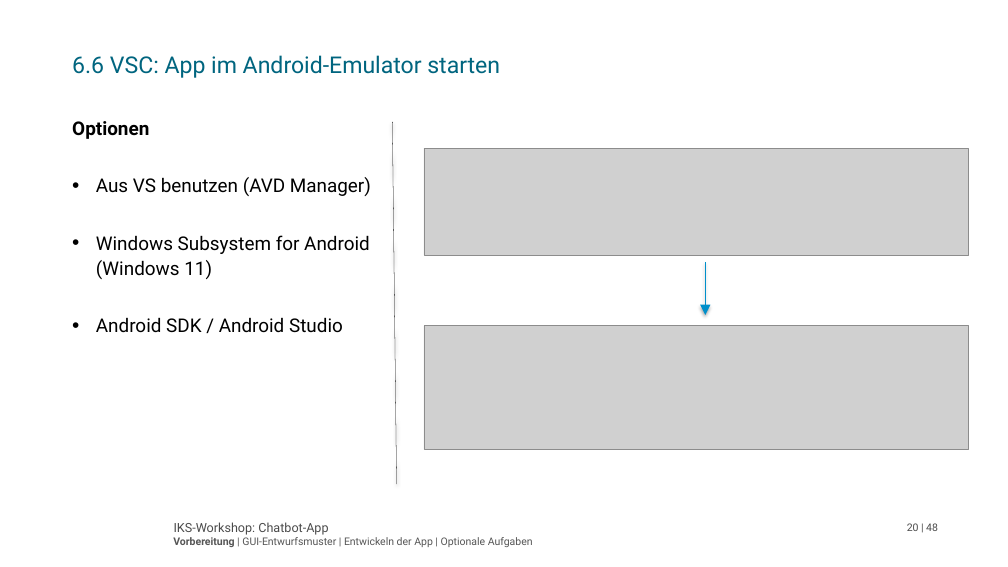
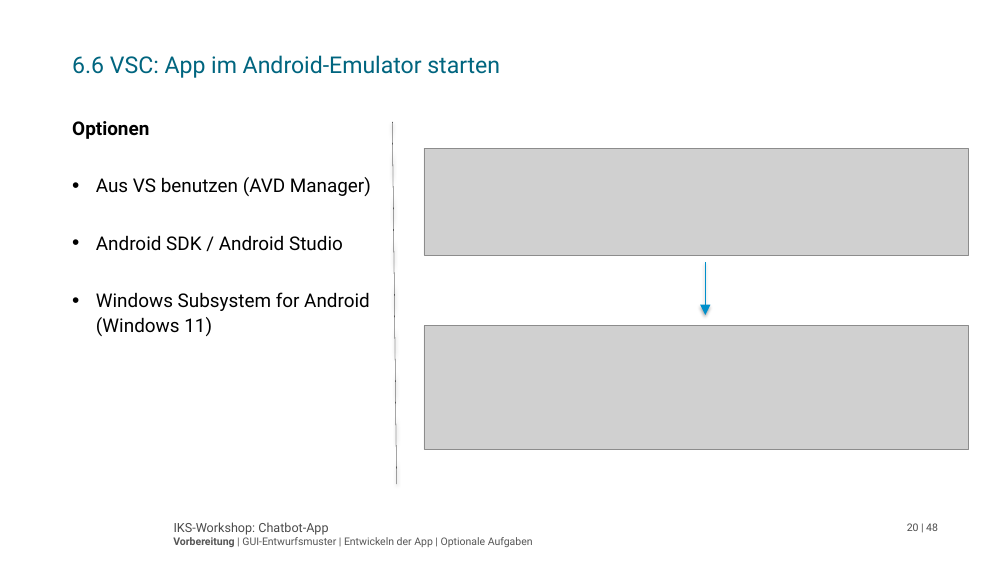
Before and after one commit to iks-gmbh-workshops/IKSAssistApp, a slide deck: slide 20 of Doc/IKS-Workshop Chatbot-App.pptm. Drawn at 1008x567 pixels with LibreOffice and Linux fonts; fonts in the diff are those of the drawing; grey boxes stand for pictures; background and template pictures are left out. Boxes give left, top, right and bottom in pixels: in the first picture for what was removed or moved away, otherwise in the second. Text is boxed around its words. In the diff, an @@ line names an element or a change of style, - is before the commit and + after.

```diff
--- a/Doc/IKS-Workshop Chatbot-App.pptm
+++ b/Doc/IKS-Workshop Chatbot-App.pptm
@@ text at (x1=96, y1=235, x2=343, y2=251): paragraph added @@
+• Android SDK / Android Studio
@@ text at (x1=96, y1=317, x2=343, y2=333): paragraph removed @@
-• Android SDK / Android Studio
```
Also in this commit, not shown: 3 other slides changed.
